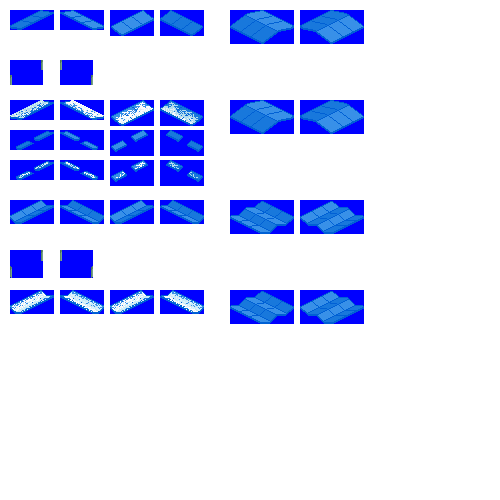
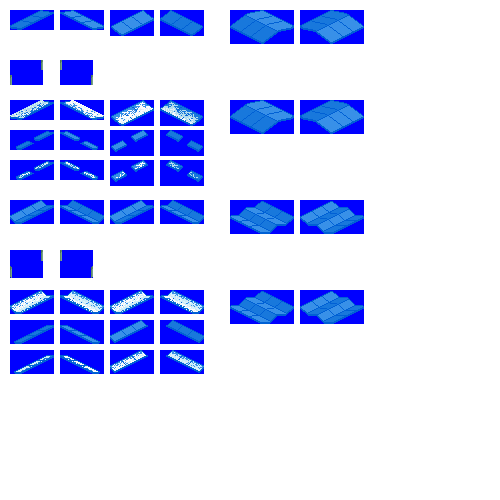
Revision of a layered 500px x 500px image; what changed, layer by layer:
painted on "roofs" over [14, 320, 204, 374]
painted on "bg" over [10, 320, 204, 374]
